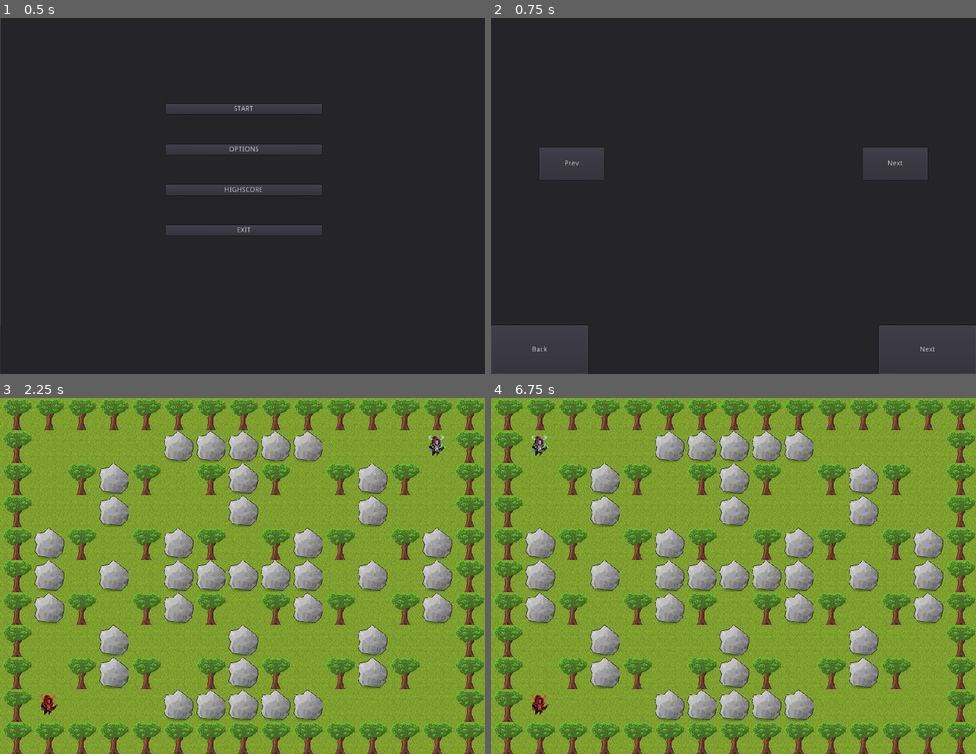
Above: before the commit, frames 1-4 (two rows, left to right).
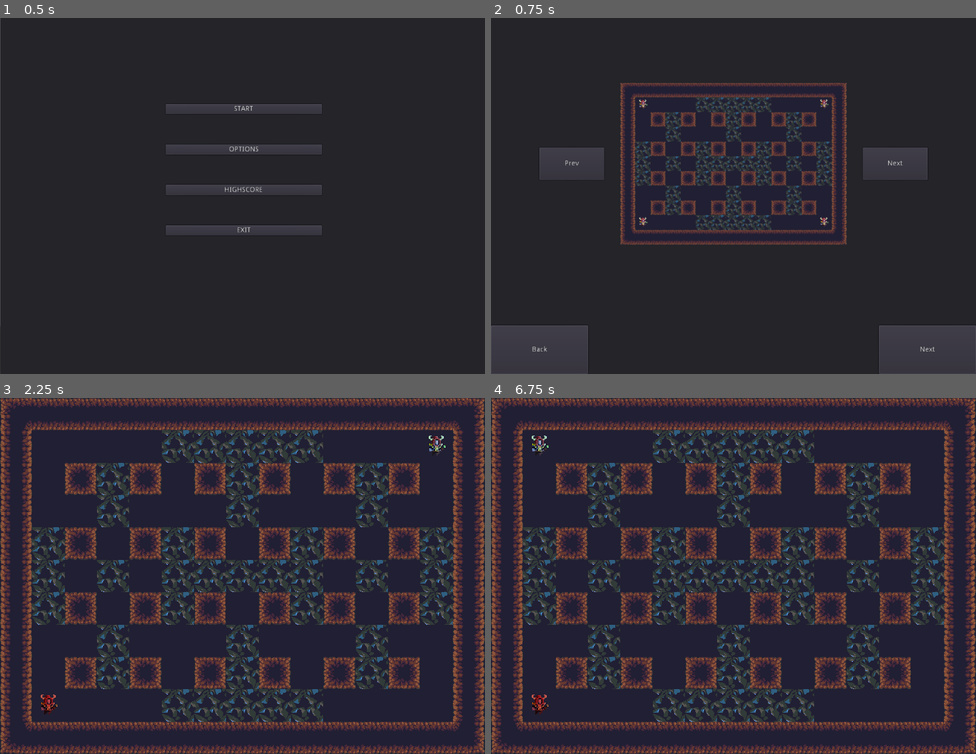
Above: after the commit, the same moments.

Repository: DominikWolek/bomber-game
Game: Godot game, scene res://GUI/MainMenuScene.tscn
Same seed, same stepped clock (60 frames per second), same inputs: the game is played once before the commit and once after it.
Inputs:
- Up to frame 1 (0.5 s): no input
- Up to frame 2 (0.75 s): click "START" at 0.5 s
- Up to frame 3 (2.25 s): click "Next" at 1.25 s; click "NEXT" at 2 s
- Up to frame 4 (6.75 s): click "Back" at 2.75 s; click "Back" at 3.5 s; click "BACK" at 4.25 s; click "START" at 5 s; click "Next" at 5.75 s; click "NEXT" at 6.5 s

Frame 1 is identical in both runs. In frame 2, 6.2% of the frame differs, in the area x 26-74%, y 18-64%; in frame 3, 99%, in the area x 0-100%, y 0-100%; in frame 4, 99%.

Commit message:
ayyyyy lmao

Diff:
--- a/Bomberman/Board/Board.gd
+++ b/Bomberman/Board/Board.gd
@@ -180,9 +180,11 @@
 	var _players=[_p1,_p2,_p3,_p4]
 
 	var j = 0
+	var playerCount = 0
 	for i in _players :
 
 		if i:
+			playerCount  += 1
 			add_child(i)
 			i.playerID = "P"+str(j+1)
 			scores[i.playerID] = 0
@@ -208,8 +210,7 @@
 			i.score = 0
 		j+=1
 
-	activePlayers = _players.size()
-
+	activePlayers = playerCount
 	resizeCount = 1
 	resizeTime = Timer.new()
 	resizeTime.start(45)
--- a/Bomberman/config.cfg
+++ b/Bomberman/config.cfg
@@ -1,6 +1,6 @@
 [map]
 
-map_type=5
+map_type=1
 
 [P1]
 
@@ -16,7 +16,7 @@
 
 [P2]
 
-name="Bocik1"
+name="Bocik1asdsa"
 right=16777356
 left=16777354
 up=16777358
@@ -52,7 +52,7 @@
 
 [Sounds]
 
-soundSwitch=true
-sfxSwitch=true
-sfx=-9.0
-sound=4.0
+soundSwitch=false
+sfxSwitch=false
+sfx=-10.0
+sound=-10.0
